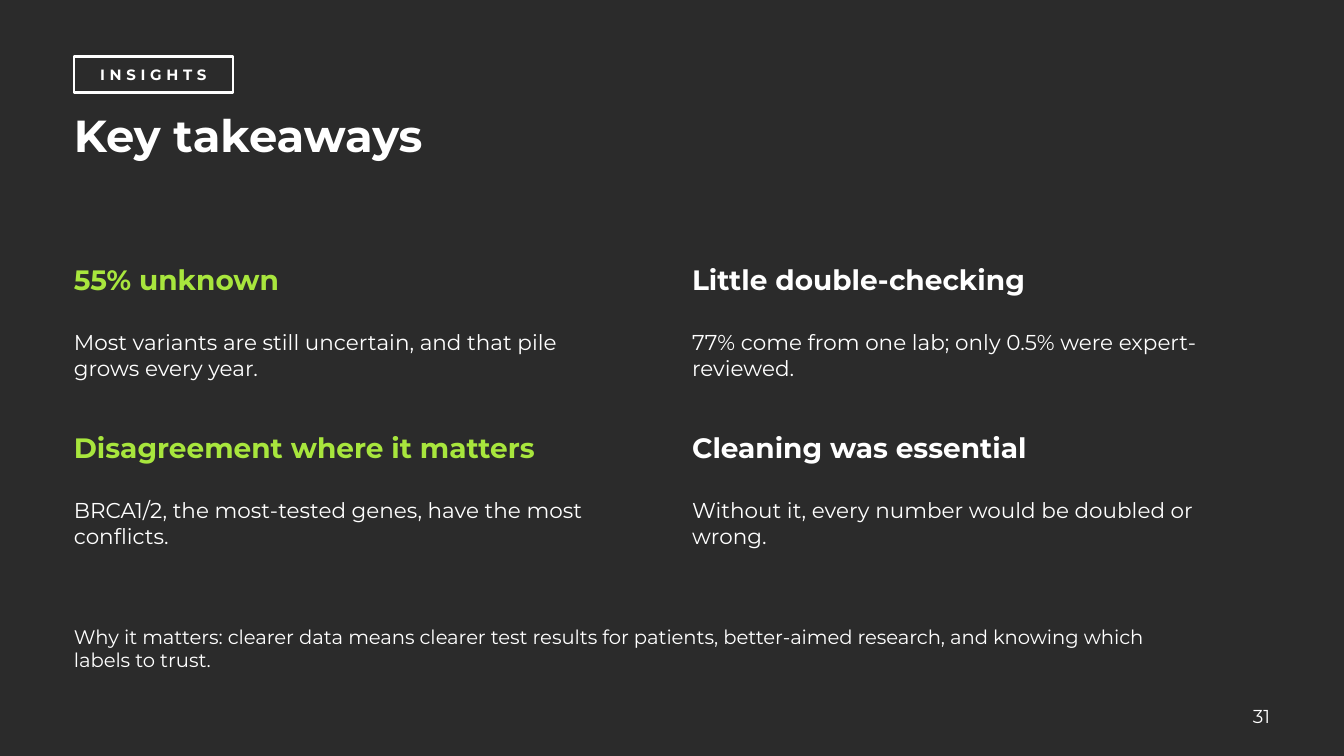
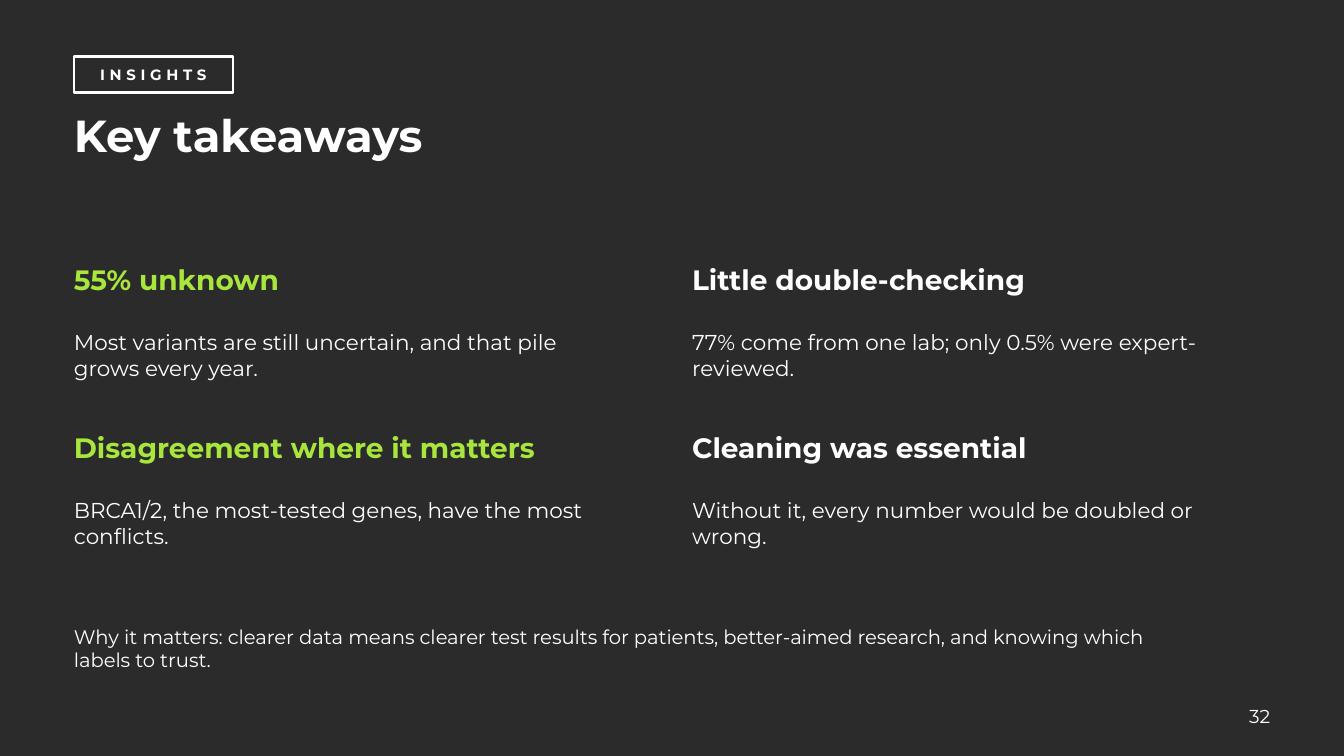
Before and after one commit to yeruka-ui/ClinVar-Data-Analysis, a slide deck: slide 32 of ClinVar_Full_Presentation_DNA.pptx (slide 31 before the commit). Drawn at 1344x756 pixels with LibreOffice and Linux fonts; fonts in the diff are those of the drawing; background and template pictures are left out; a plain dark background stands for a picture behind light text. Boxes give left, top, right and bottom in pixels: in the first picture for what was removed or moved away, otherwise in the second. Text is boxed around its words. In the diff, an @@ line names an element or a change of style, - is before the commit and + after.

```diff
--- a/ClinVar_Full_Presentation_DNA.pptx
+++ b/ClinVar_Full_Presentation_DNA.pptx
@@ text at [1249,710,1270,723]: text changed @@
-31
+32
```
Also in this commit, not shown: 9 other slides changed, 1 slide added, 10 other files.
